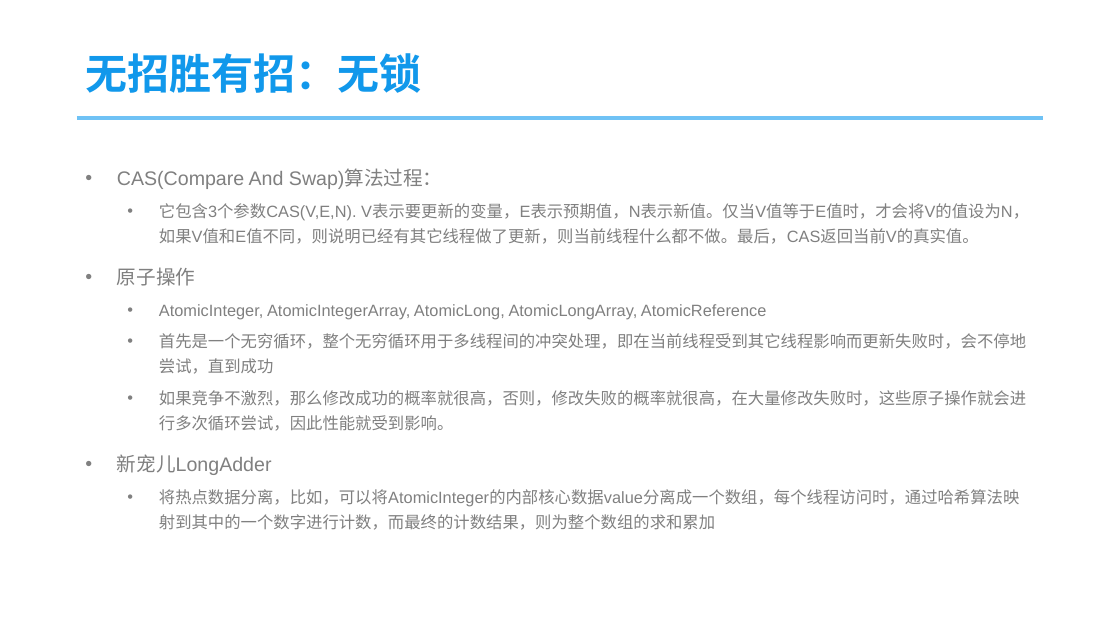
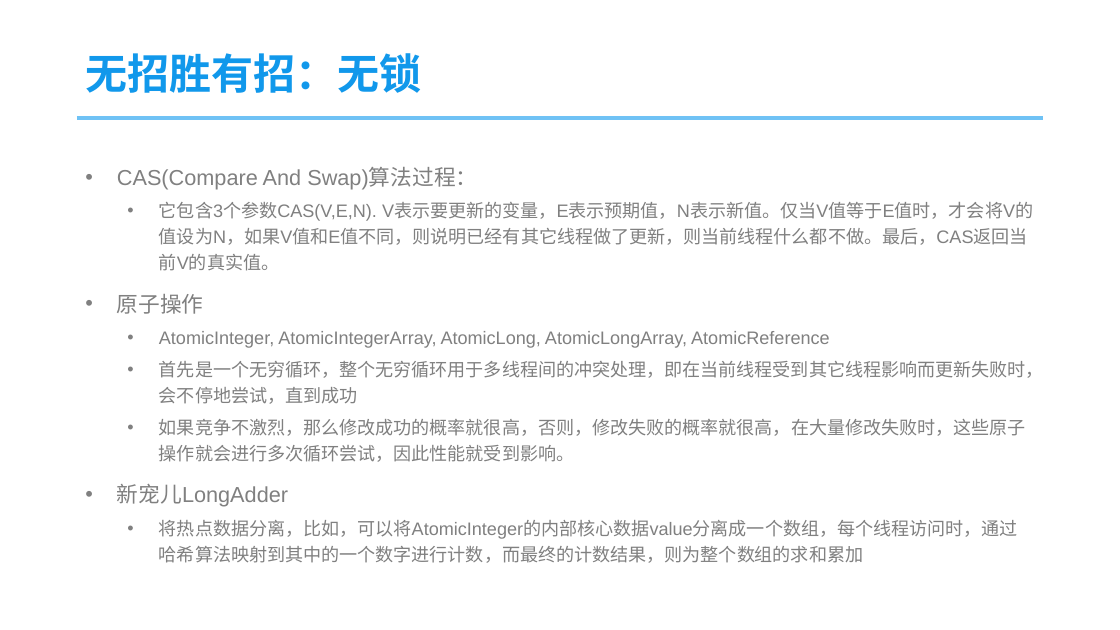
Before and after one commit to xrw560/knowledge-store, a slide deck: slide 15 of cusppt/java.pptx (slide 11 before the commit). Drawn at 1120x630 pixels with LibreOffice and Linux fonts; fonts in the diff are those of the drawing; background and template pictures are left out. Boxes give left, top, right and bottom in pixels: in the first picture for what was removed or moved away, otherwise in the second. Text is boxed around its words. In the diff, an @@ line names an element or a change of style, - is before the commit and + after.

```diff
--- a/cusppt/java.pptx
+++ b/cusppt/java.pptx
@@ text "CAS(Compare And Swap)算法过程：" at <box>117,168,1044,563</box>: size 16.8 to 18.6 pt in "CAS(Compare And Swap)算法过程：", "原子操作", "新宠儿LongAdder"; size 14 to 15.5 pt; line spacing 1.3 to 1.2 @@
```
Also in this commit, not shown: 7 other slides changed, 14 slides added, 1 other file.
